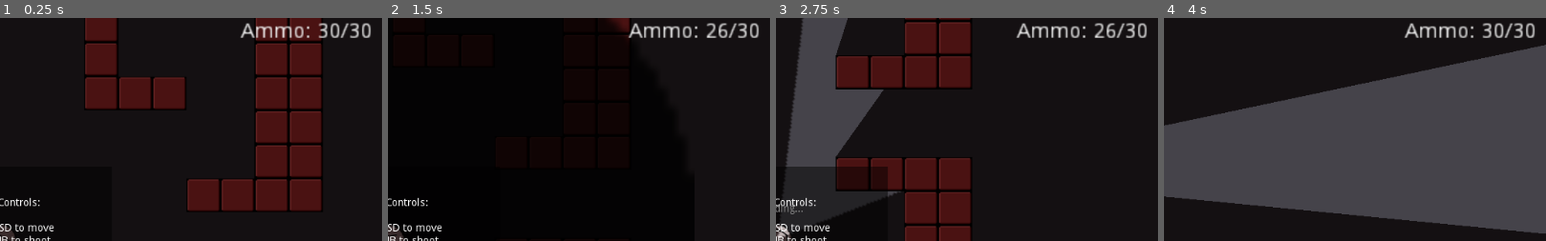
Above: before the commit, frames 1-4 (left to right).
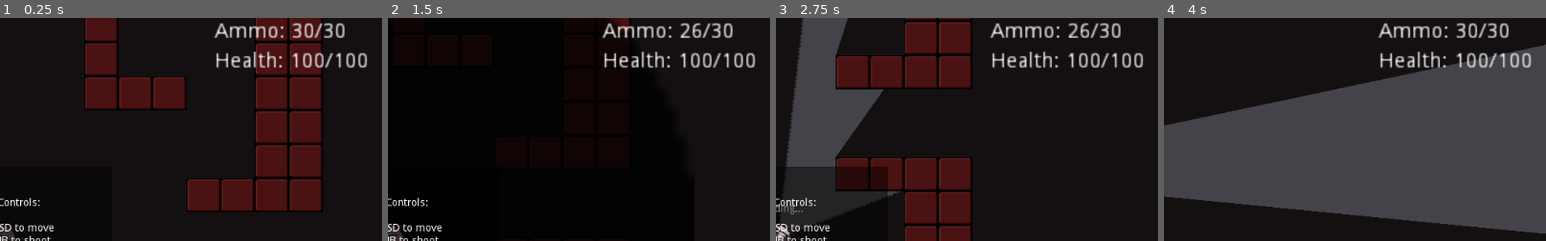
Above: after the commit, the same moments.

Repository: Rallas/4392-001TeamC
Game: Godot game, scene res://Scenes/DefaultScene.tscn
Same seed, same stepped clock (60 frames per second), same inputs: the game is played once before the commit and once after it. The engine's default icon, where the game draws it, is replaced by a stand-in: a white triangle on a blue panel in a dark square.
Inputs (mouse positions are % of the whole screen's width and height, from its top left):
- Up to frame 1 (0.25 s): no input
- Up to frame 2 (1.5 s): tap R (reload) at 0.5, 1.25 s; move the mouse to (72, 45) at 0.52 s; hold D (move_right) 0.53-1.28 s; hold Right mouse button (aim) 0.53-1.28 s; move the mouse to (30, 55) at 1.27 s; hold S (move_down) from 1.28 s (still down); click (30, 55) at 1.35 s
- Up to frame 3 (2.75 s): tap R (reload) at 2 s; move the mouse to (60, 28) at 2.02 s; release S (move_down) at 2.03 s; hold D (move_right) from 2.03 s (still down); hold Ctrl (sneak) from 2.03 s (still down)
- Up to frame 4 (4 s): tap R (reload) at 2.75 s; move the mouse to (45, 70) at 2.77 s; release D (move_right) at 2.78 s; release Ctrl (sneak) at 2.78 s; hold W (move_up) 2.78-3.53 s; tap Shift (sprint) at 2.85 s; move the mouse to (80, 65) at 3.52 s; hold A (move_left) from 3.53 s (still down); hold Right mouse button (aim) from 3.53 s (still down)
The pictures show only the part of the screen within x 50-100%, y 0-50%; the shares and areas given below are measured in that part.

The runs differ from the first frame. In frame 1, 2.8% of the frame differs, in the area x 56-98%, y 2-23%; in frame 2, 2.8%; in frame 3, 2.8%; in frame 4, 2.8%.

Commit message:
Added player health "bar"

Diff:
--- a/4392_TeamC_Prototype/Scenes/DefaultScene.tscn
+++ b/4392_TeamC_Prototype/Scenes/DefaultScene.tscn
@@ -8,6 +8,7 @@
 [ext_resource path="res://Scripts/TempTutorial.gd" type="Script" id=6]
 [ext_resource path="res://Scripts/LevelGenerator.gd" type="Script" id=7]
 [ext_resource path="res://Scripts/NoiseController.gd" type="Script" id=8]
+[ext_resource path="res://Scenes/UpdatePlayerHealth.gd" type="Script" id=9]
 
 [node name="RootNode" type="Node2D"]
 
@@ -16,14 +17,23 @@
 [node name="AmmoLabel" type="Label" parent="UI Container"]
 anchor_left = 1.0
 anchor_right = 1.0
-margin_left = -189.0
+margin_left = -224.0
 margin_top = 5.0
-margin_right = -97.0
+margin_right = -132.0
 margin_bottom = 19.0
 grow_horizontal = 0
 rect_scale = Vector2( 2, 2 )
 text = "Ammo: ##/##"
 script = ExtResource( 2 )
+
+[node name="HealthLabel" type="Label" parent="UI Container"]
+margin_left = 800.0
+margin_top = 45.0
+margin_right = 909.0
+margin_bottom = 59.0
+rect_scale = Vector2( 2, 2 )
+text = "Health: ###/###"
+script = ExtResource( 9 )
 
 [node name="ReloadText" type="Label" parent="UI Container"]
 visible = false
@@ -91,4 +101,5 @@
 [node name="CanvasModulate" type="CanvasModulate" parent="."]
 color = Color( 0.423529, 0.329412, 0.329412, 1 )
 
+[connection signal="updateHealth" from="Player" to="UI Container/HealthLabel" method="_on_Player_updateHealth"]
 [connection signal="updateAmmo" from="Player/DefaultWeapon" to="UI Container/AmmoLabel" method="_on_DefaultWeapon_updateAmmo"]
--- /dev/null
+++ b/4392_TeamC_Prototype/Scenes/UpdatePlayerHealth.gd
@@ -0,0 +1,21 @@
+extends Label
+
+
+# Declare member variables here. Examples:
+# var a = 2
+# var b = "text"
+
+
+# Called when the node enters the scene tree for the first time.
+func _ready():
+	pass # Replace with function body.
+
+
+# Called every frame. 'delta' is the elapsed time since the previous frame.
+#func _process(delta):
+#	pass
+
+
+func _on_Player_updateHealth(currentHealth, totalHealth):
+	text = "Health: %d/%d" % [currentHealth, totalHealth]
+	pass # Replace with function body.
--- a/4392_TeamC_Prototype/Scripts/Player.gd
+++ b/4392_TeamC_Prototype/Scripts/Player.gd
@@ -5,11 +5,12 @@
 
 # TODO: Add code logic to make the player move slower while 'backpedaling'
 # TODO: Setup player health, enemy damage, etc...
+signal updateHealth(currentHealth, totalHealth)
 
 onready var NC = get_node("/root/RootNode/NoiseController")
 
-var playerPosition = global_position
-var mousePosition = get_global_mouse_position()
+export var totalHealth = 100;
+export var enemyDamage = 20;
 
 export var moveSpeed = 200
 var speedModifier = 1
@@ -23,7 +24,14 @@
 var timeBetweenFootsteps = 350
 var baseFootstepIntensity = 0.75
 
+var playerPosition = global_position
+var mousePosition = get_global_mouse_position()
+
+var currentHealth;
+
 func _ready():
+	currentHealth = totalHealth;
+	emit_signal("updateHealth", currentHealth, totalHealth)
 	pass # Replace with function body.
 
 func _physics_process(_delta):
@@ -76,4 +84,11 @@
 func HitByEnemy():
 	if OS.get_ticks_msec() - lastHitTime > timeBetweenHits:
 		lastHitTime = OS.get_ticks_msec()
-		print("(t=%d) | OUCH!!!" % OS.get_ticks_msec())
+		if (currentHealth - enemyDamage > 0):
+			currentHealth -= enemyDamage
+			print("(t=%d) | OUCH!!!" % OS.get_ticks_msec())
+			emit_signal("updateHealth", currentHealth, totalHealth)
+		else:
+			# TODO: Connect to player death screen
+			emit_signal("updateHealth", 0, totalHealth)
+			print("(t=%d) | Player is Dead" % OS.get_ticks_msec())
Not shown: 1 places in 4392_TeamC_Prototype/Scenes/DefaultScene.tscn that only renumber resources
